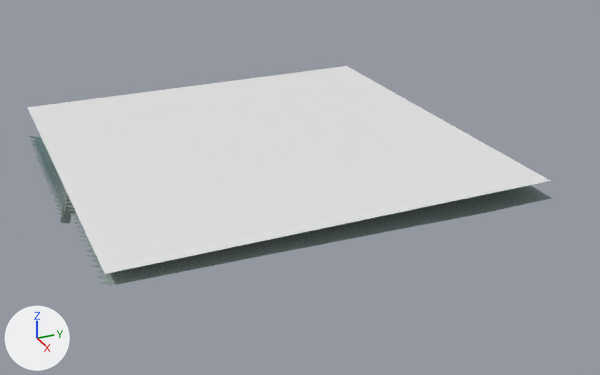
A saved change to the glTF model eloria-assets/maps/continent-v2/saltsound/client/chunks/10_07/world.glb.
One viewpoint serves both versions: a 50 mm lens placed at (215.2, 258.6, 73.0), pointed at (48.9, 333.4, -10.1). The axes (+X, +Y, +Z) are drawn at lower left. The lights are the same throughout. The picture after the commit comes second. Where no turn or scale is listed for an object, it has been applied to the vertices. Vertices at exactly the same position are counted once.

Objects in the first picture: 'AuthoredGround_saltsoundBase_saltsound_10_07', 'Terrain_saltsound_10_07', 'Water_saltsound_10_07'.
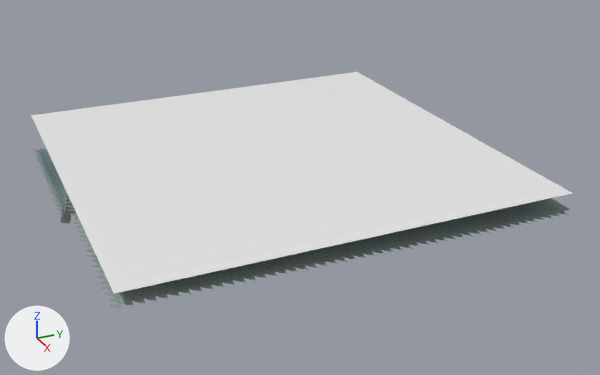
What differs and where, as boxes (x1, y1, x2, y2) in the pictures (600 x 375 px):
'Water_saltsound_10_07', mesh moved: before (27, 66, 550, 274); after (31, 72, 572, 294)
'AuthoredGround_saltsoundBase_saltsound_10_07', reshaped (7% taller): before (27, 135, 551, 286); after (35, 148, 570, 310)
'Terrain_saltsound_10_07', reshaped (mostly hidden): before (67, 185, 551, 269); after (40, 148, 569, 221)
part 3 of me_authoredground_saltsoundbase_saltsound_10_07, added: after (102, 200, 570, 310)
part 4 of me_authoredground_saltsoundbase_saltsound_10_07, deleted (mostly hidden): before (27, 135, 46, 150)

What changed in the scene script:
```text
Change me_terrain_saltsound_10_07:
    used by ob_terrain_saltsound_10_07; location = (-2059.0, 6521.0, 0.0)
    remove me_terrain_saltsound_10_07.from_pydata(...)  # 2401 vertices, 4608 faces; spans x 2051.0..2147.0, y -6241.0..-6145.0, z -12.3..-1.7
    add me_terrain_saltsound_10_07.from_pydata(...)  # 2401 vertices, 4608 faces; spans x 2057.0..2153.0, y -6241.0..-6145.0, z -12.3..-1.8
    me_terrain_saltsound_10_07 part 1: 2401 of 2401 vertices moved; they spanned x 2051.0..2147.0, y -6241.0..-6145.0, z -12.3..-1.7 and now span x 2057.0..2153.0, y -6241.0..-6145.0, z -12.3..-1.8; mean shift (6.0, 0.0, 0.0)
Change me_water_saltsound_10_07:
    used by ob_water_saltsound_10_07; location = (-2059.0, 6521.0, 0.0)
    remove me_water_saltsound_10_07.from_pydata(...)  # 4 vertices, 2 faces; spans x 2051.0..2147.0, y -6242.0..-6146.0, z 0.0
    add me_water_saltsound_10_07.from_pydata(...)  # 4 vertices, 2 faces; spans x 2058.0..2154.0, y -6242.0..-6146.0, z 0.0
    me_water_saltsound_10_07 part 2: the whole mesh is moved by (7.0, 0.0, 0.0)
Change me_authoredground_saltsoundbase_saltsound_10_07:
    used by ob_authoredground_saltsoundbase_saltsound_10_07; location = (-2059.0, 6521.0, 0.0)
    remove me_authoredground_saltsoundbase_saltsound_10_07.from_pydata(...)  # 2448 vertices, 4608 faces; spans x 2051.0..2147.0, y -6243.0..-6145.0, z -12.2..-1.7
    add me_authoredground_saltsoundbase_saltsound_10_07.from_pydata(...)  # 2496 vertices, 4608 faces; spans x 2057.0..2155.0, y -6243.0..-6145.0, z -12.2..-1.7
    me_authoredground_saltsoundbase_saltsound_10_07 part 3: 199 vertices added at x 2147.0..2155.0, y -6243.0..-6145.0, z -4.5..-2.6
    me_authoredground_saltsoundbase_saltsound_10_07 part 4: 151 vertices removed from x 2051.0..2057.0, y -6243.0..-6145.0, z -10.6..-1.7
```
